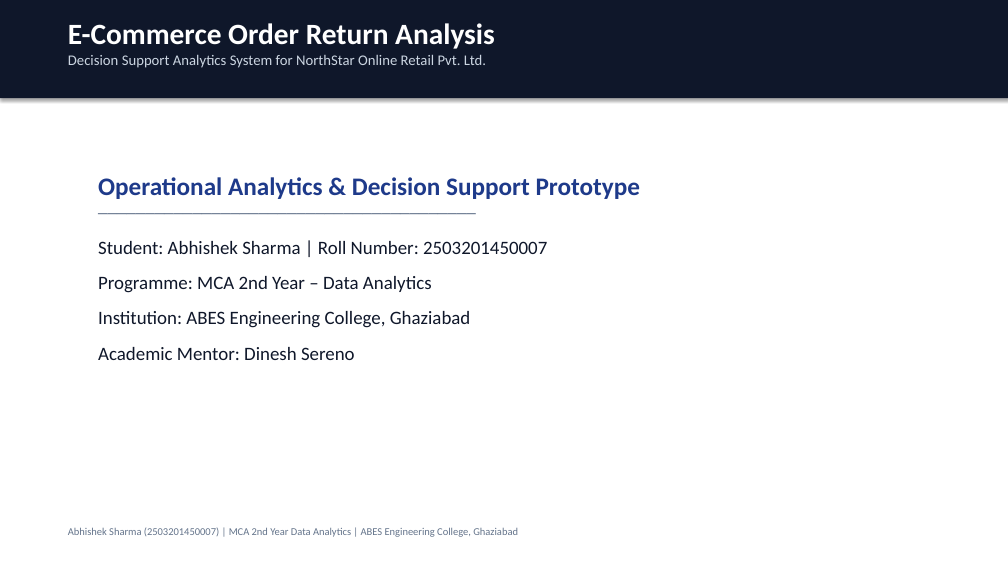
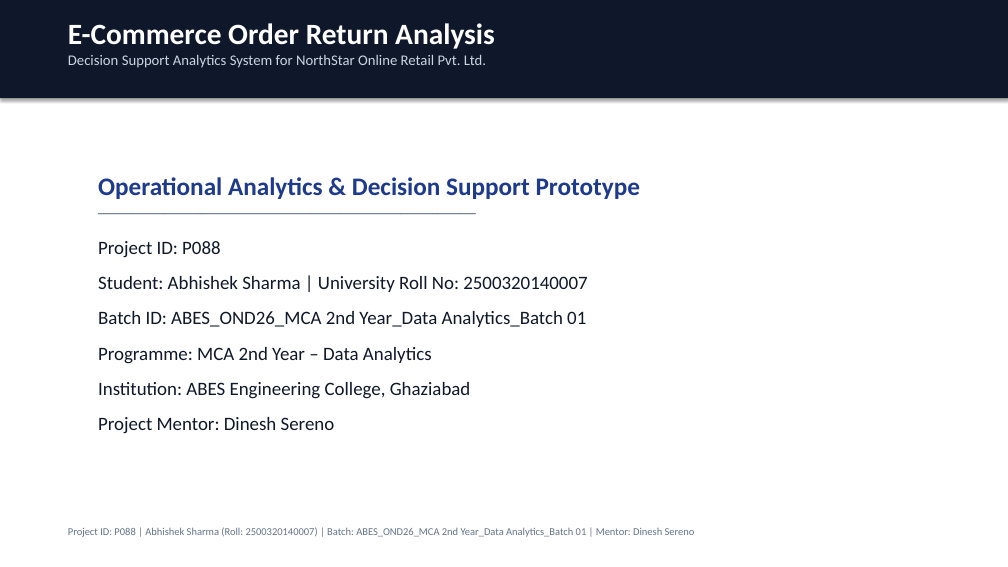
Before and after one commit to bharadwajabhi06-beep/E-commerce-Order-Return-Analysis, a slide deck: slide 1 of LMS_Submission_Deliverables/02_Project_Presentation.pptx. Drawn at 1008x567 pixels with LibreOffice and Linux fonts; fonts in the diff are those of the drawing. Boxes give left, top, right and bottom in pixels: in the first picture for what was removed or moved away, otherwise in the second. Text is boxed around its words. In the diff, an @@ line names an element or a change of style, - is before the commit and + after.

Commit message:
Update project metadata to P088, Roll 2500320140007, Batch 01, Mentor Dinesh Sereno, and regenerate LMS deliverables

```diff
--- a/LMS_Submission_Deliverables/02_Project_Presentation.pptx
+++ b/LMS_Submission_Deliverables/02_Project_Presentation.pptx
@@ text at [98, 241, 587, 327]: text changed @@
-Student: Abhishek Sharma | Roll Number: 2503201450007
+Project ID: P088
+Student: Abhishek Sharma | University Roll No: 2500320140007
+Batch ID: ABES_OND26_MCA 2nd Year_Data Analytics_Batch 01
@@ text at [98, 417, 335, 434]: text changed @@
-Academic Mentor: Dinesh Sereno
+Project Mentor: Dinesh Sereno
@@ text at [68, 527, 695, 537]: text changed @@
-Abhishek Sharma (2503201450007) | MCA 2nd Year Data Analytics | ABES Engineering College, Ghaziabad
+Project ID: P088 | Abhishek Sharma (Roll: 2500320140007) | Batch: ABES_OND26_MCA 2nd Year_Data Analytics_Batch 01 | Mentor: Dinesh Sereno
```
Also in this commit, not shown: 9 other slides changed, 21 other files.
